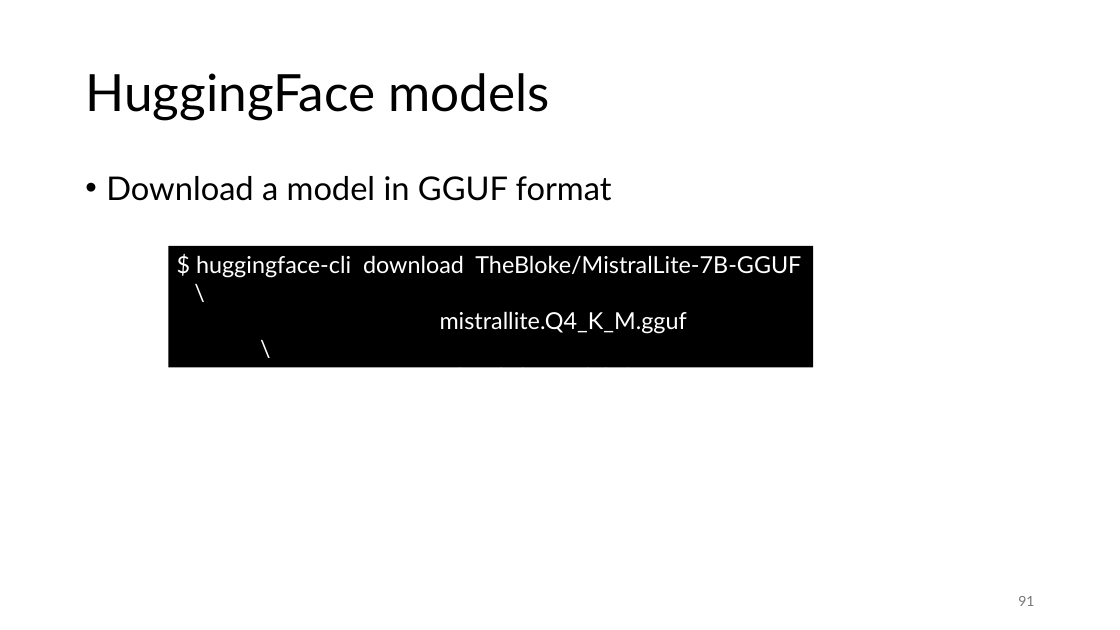
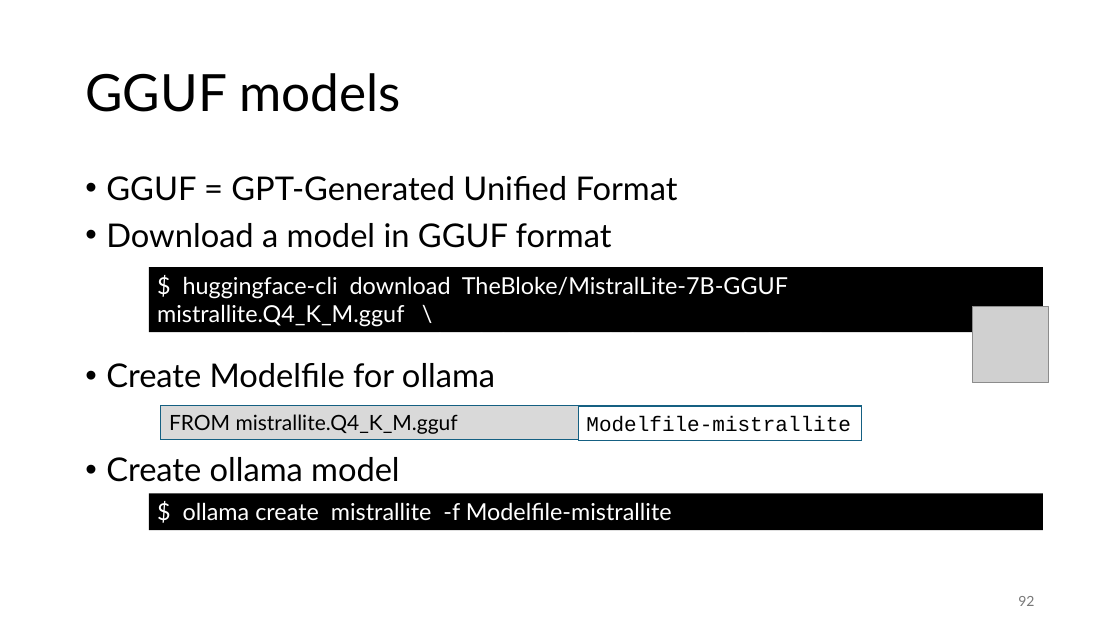
Before and after one commit to gjbex/Deploying-LLMs-locally, a slide deck: slide 92 of local_LLMs.pptx (slide 91 before the commit). Drawn at 1120x630 pixels with LibreOffice and Linux fonts; fonts in the diff are those of the drawing; grey boxes stand for pictures. Boxes give left, top, right and bottom in pixels: in the first picture for what was removed or moved away, otherwise in the second. Text is boxed around its words. In the diff, an @@ line names an element or a change of style, - is before the commit and + after.

```diff
--- a/local_LLMs.pptx
+++ b/local_LLMs.pptx
@@ title at box(85, 73, 400, 112): text changed @@
-HuggingFace models
+GGUF models
@@ text at box(106, 176, 678, 201): paragraph added @@
+• GGUF = GPT-Generated Unified Format
@@ rectangle "$ huggingface-cli download TheBloke/MistralLite-7B-GGUF mist ...": place and size @@
-rectangle "$ huggingface-cli download TheBloke/MistralLite-7B-GGUF mist ..." at box(168, 246, 813, 368)
+rectangle "$ huggingface-cli download TheBloke/MistralLite-7B-GGUF mist ..." at box(149, 267, 1043, 332)
@@ text in rectangle at box(157, 276, 846, 332): text changed @@
-$ huggingface-cli download TheBloke/MistralLite-7B-GGUF \
-mistrallite.Q4_K_M.gguf \
---local-dir models/ \
---local-dir-use-symlinks False
+$ huggingface-cli download TheBloke/MistralLite-7B-GGUF mistrallite.Q4_K_M.gguf \
+--local-dir . --local-dir-use-symlinks False
@@ picture added at box(972, 307, 1049, 383) @@
@@ text at box(106, 363, 495, 482): paragraphs added @@
+• Create Modelfile for ollama
+• Create ollama model
@@ rectangle added at box(160, 405, 861, 439), fill #D9D9D9, outline #156082 0.75 pt, 18 pt, text #000000 @@
+FROM mistrallite.Q4_K_M.gguf
@@ rectangle added at box(578, 407, 861, 440), fill #FFFFFF, outline #156082 0.75 pt, 18 pt, text #000000 @@
+Modelfile-mistrallite
@@ rectangle added at box(149, 493, 1043, 530), fill #000000, 20 pt, text #FFFFFF @@
+$ ollama create mistrallite -f Modelfile-mistrallite
@@ page number at box(1018, 596, 1034, 606): text changed @@
-91
+92
```
Also in this commit, not shown: 2 other slides changed, 1 slide added.
